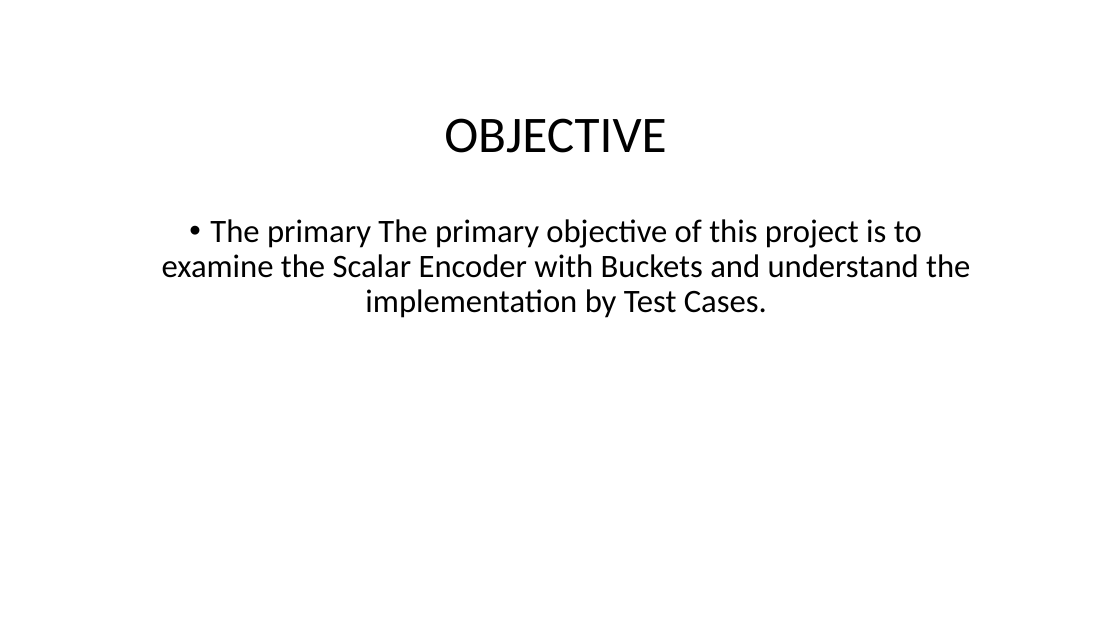
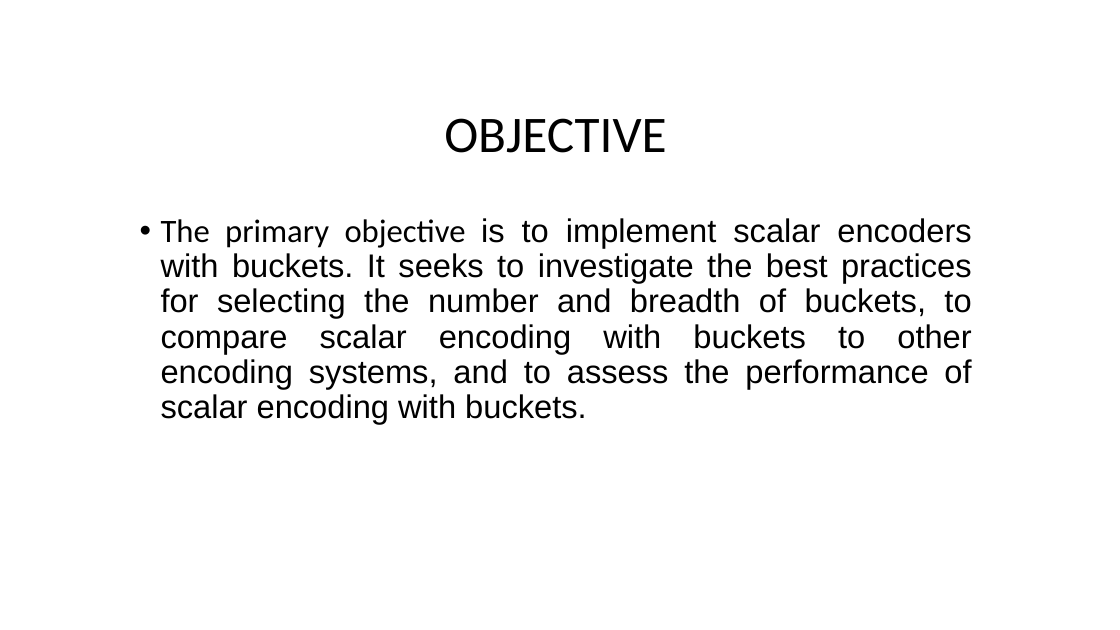
Before and after one commit to sahithkumar1999/neocortexapi, a slide deck: slide 2 of source/NeoCortexApi/Documents/Group Presentation[ScalarEncoder with Buckets].pptx. Drawn at 1120x630 pixels with LibreOffice and Linux fonts; fonts in the diff are those of the drawing. Boxes give left, top, right and bottom in pixels: in the first picture for what was removed or moved away, otherwise in the second. Text is boxed around its words. In the diff, an @@ line names an element or a change of style, - is before the commit and + after.

```diff
--- a/source/NeoCortexApi/Documents/Group Presentation[ScalarEncoder with Buckets].pptx
+++ b/source/NeoCortexApi/Documents/Group Presentation[ScalarEncoder with Buckets].pptx
@@ text at box(161, 218, 972, 424): text changed; font Calibri to Arial @@
-• The primary The primary objective of this project is to examine the Scalar Encoder with Buckets and understand the implementation by Test Cases.
+• The primary objective is to implement scalar encoders with buckets. It seeks to investigate the best practices for selecting the number and breadth of buckets, to compare scalar encoding with buckets to other encoding systems, and to assess the performance of scalar encoding with buckets.
```
Also in this commit, not shown: 2 other slides changed, 2 slides added, 1 other file.
